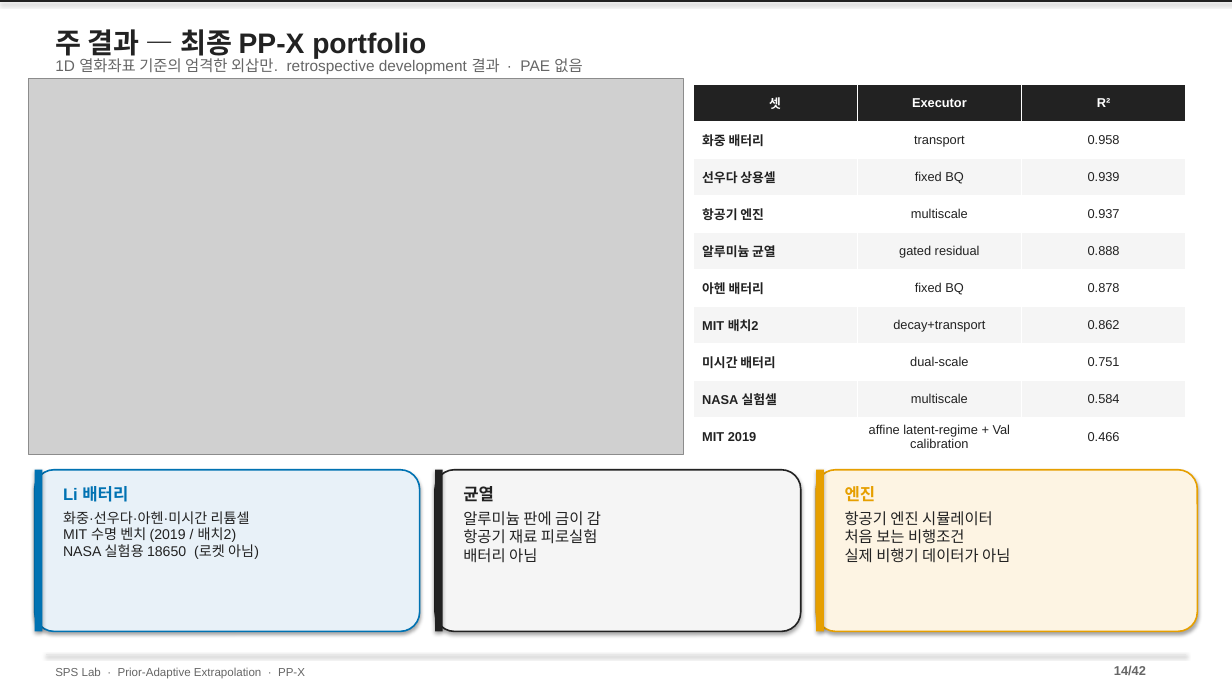
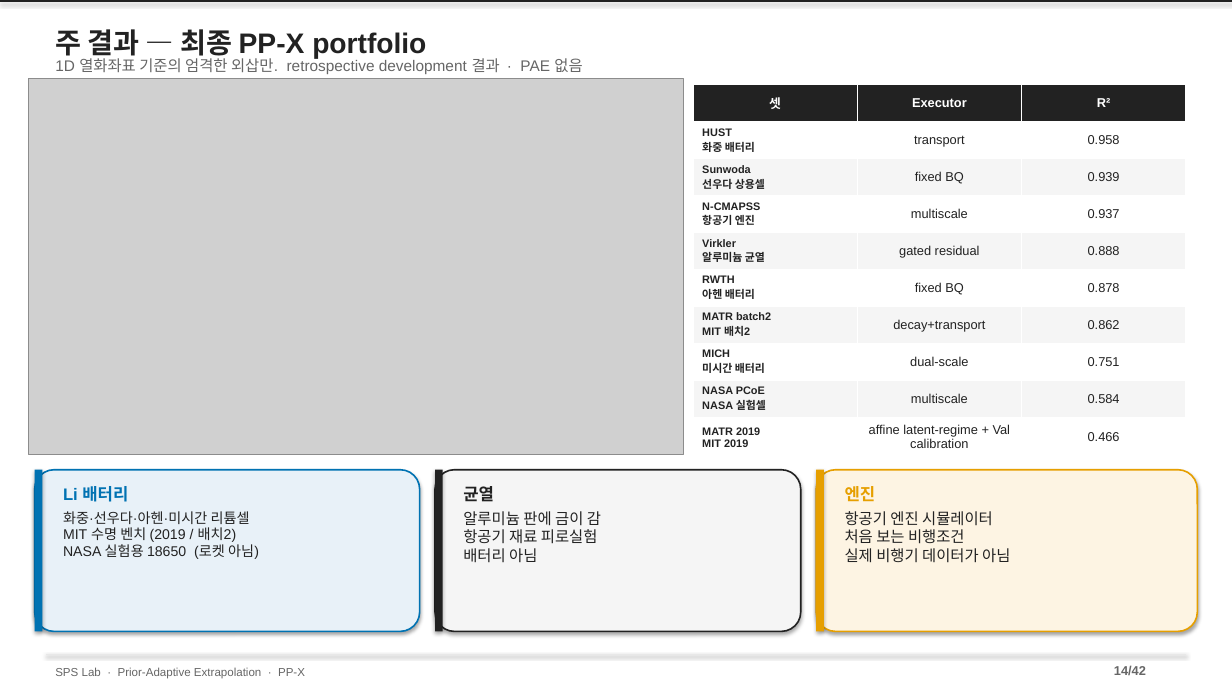
Before and after one commit to amumujs-create/pp-extrapolation, a slide deck: slide 14 of ppt/PP-X_Final_Research_Detailed_v2.pptx. Drawn at 1232x693 pixels with LibreOffice and Linux fonts; fonts in the diff are those of the drawing; grey boxes stand for pictures. Boxes give left, top, right and bottom in pixels: in the first picture for what was removed or moved away, otherwise in the second. Text is boxed around its words. In the diff, an @@ line names an element or a change of style, - is before the commit and + after.

```diff
--- a/ppt/PP-X_Final_Research_Detailed_v2.pptx
+++ b/ppt/PP-X_Final_Research_Detailed_v2.pptx
@@ table at (x1=693, y1=85, x2=1187, y2=455) @@
-row 2, column 1: 화중 배터리
+row 2, column 1: HUST / 화중 배터리
-row 3, column 1: 선우다 상용셀
+row 3, column 1: Sunwoda / 선우다 상용셀
-row 4, column 1: 항공기 엔진
+row 4, column 1: N-CMAPSS / 항공기 엔진
-row 5, column 1: 알루미늄 균열
+row 5, column 1: Virkler / 알루미늄 균열
-row 6, column 1: 아헨 배터리
+row 6, column 1: RWTH / 아헨 배터리
-row 7, column 1: MIT 배치2
+row 7, column 1: MATR batch2 / MIT 배치2
-row 8, column 1: 미시간 배터리
+row 8, column 1: MICH / 미시간 배터리
-row 9, column 1: NASA 실험셀
+row 9, column 1: NASA PCoE / NASA 실험셀
-row 10, column 1: MIT 2019
+row 10, column 1: MATR 2019 / MIT 2019
```
Also in this commit, not shown: 2 other files.
